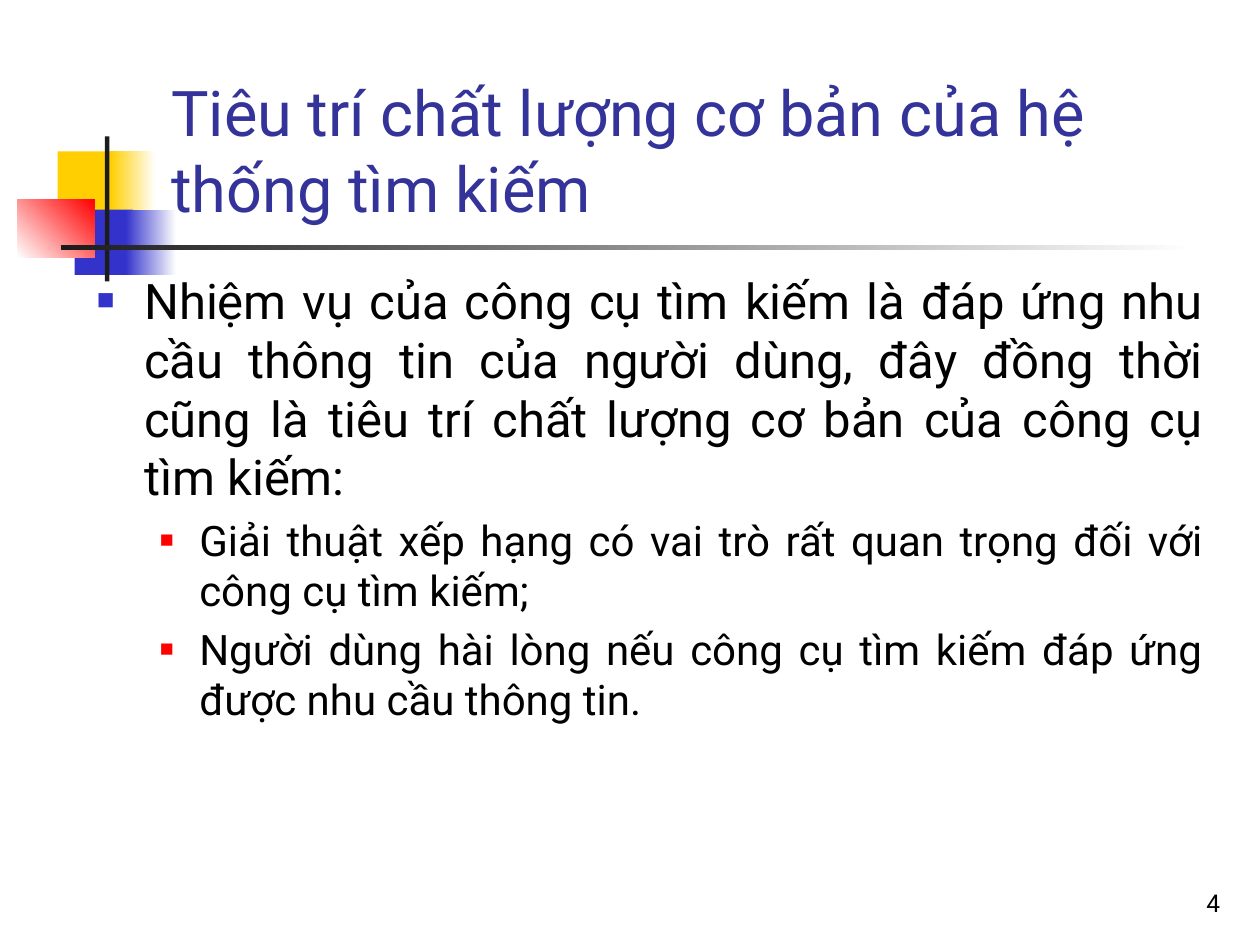
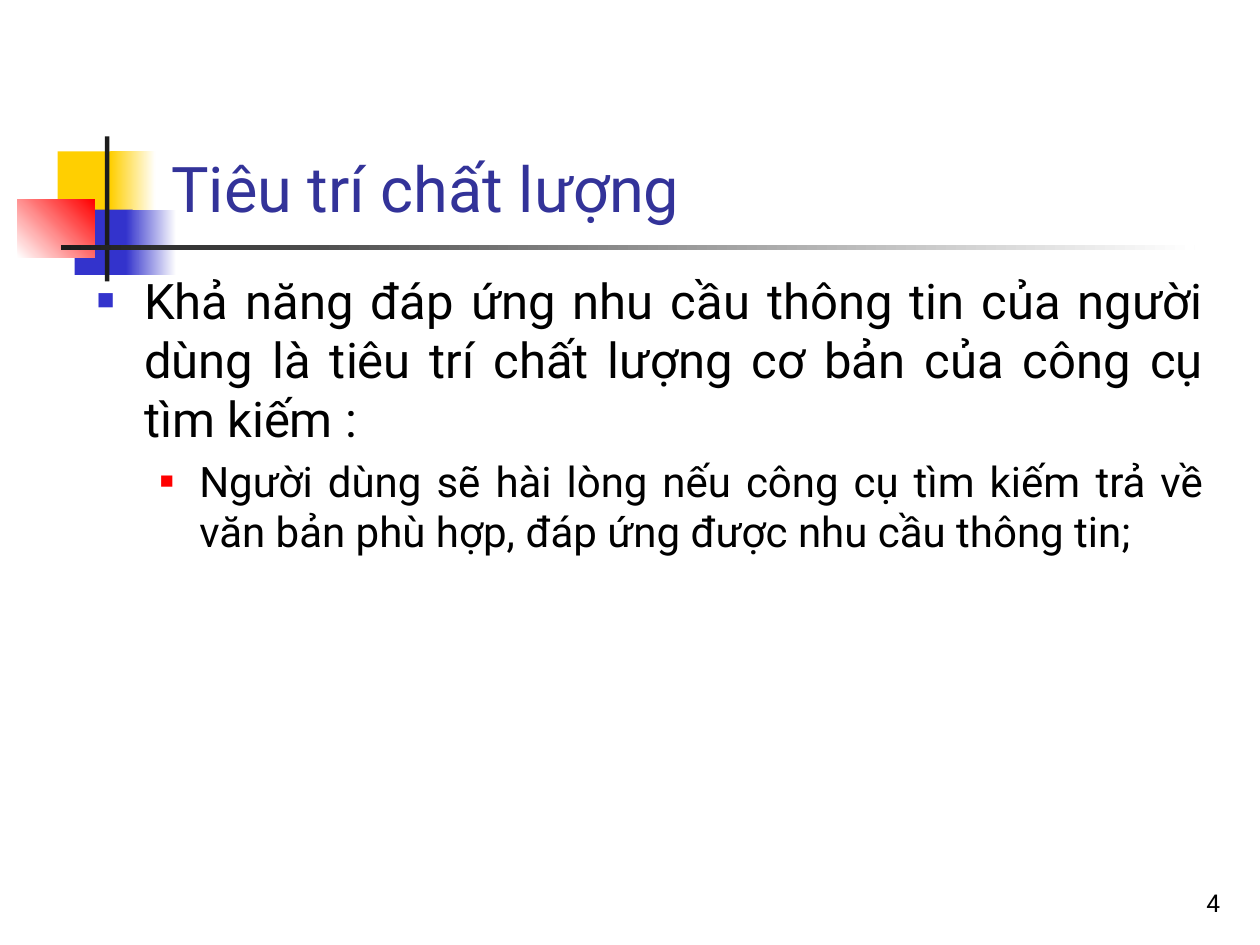
Before and after one commit to bangoc/IT4853, a slide deck: slide 4 of Bai 7 Đánh giá kết quả tìm kiếm_phần 1.pptx. Drawn at 1260x945 pixels with LibreOffice and Linux fonts; fonts in the diff are those of the drawing. Boxes give left, top, right and bottom in pixels: in the first picture for what was removed or moved away, otherwise in the second. Text is boxed around its words. In the diff, an @@ line names an element or a change of style, - is before the commit and + after.

```diff
--- a/Bai 7 Đánh giá kết quả tìm kiếm_phần 1.pptx
+++ b/Bai 7 Đánh giá kết quả tìm kiếm_phần 1.pptx
@@ title at [171,160,679,225]: text changed @@
-Tiêu trí chất lượng cơ bản của hệ thống tìm kiếm
+Tiêu trí chất lượng
@@ text at [144,274,1203,556]: text changed @@
-■ Nhiệm vụ của công cụ tìm kiếm là đáp ứng nhu cầu thông tin của người dùng, đây đồng thời cũng là tiêu trí chất lượng cơ bản của công cụ tìm kiếm:
-  ■ Giải thuật xếp hạng có vai trò rất quan trọng đối với công cụ tìm kiếm;
-  ■ Người dùng hài lòng nếu công cụ tìm kiếm đáp ứng được nhu cầu thông tin.
+■ Khả năng đáp ứng nhu cầu thông tin của người dùng là tiêu trí chất lượng cơ bản của công cụ tìm kiếm :
+  ■ Người dùng sẽ hài lòng nếu công cụ tìm kiếm trả về văn bản phù hợp, đáp ứng được nhu cầu thông tin;
```
Also in this commit, not shown: 14 other slides changed, 4 slides added, 2 slides removed, 1 other file.
